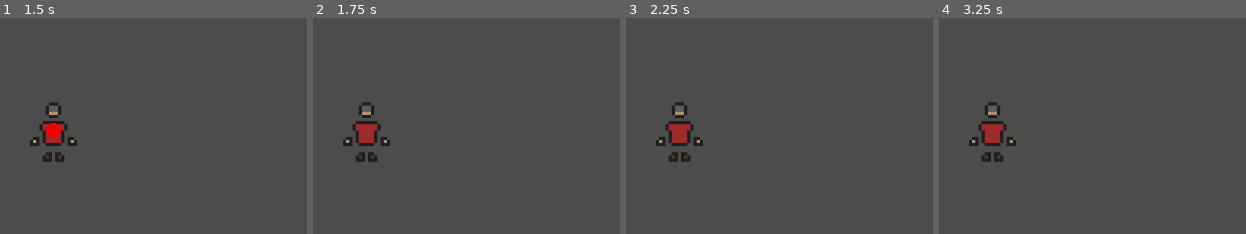
Above: before the commit, frames 1-4 (left to right).
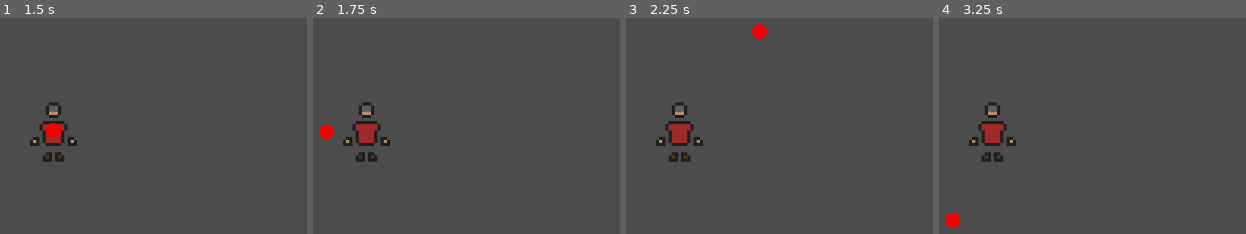
Above: after the commit, the same moments.

Repository: lewyche/Fish-Market-Simulator-2D
Game: Godot game, scene res://Nodes/Player.tscn
Same seed, same stepped clock (60 frames per second), same inputs: the game is played once before the commit and once after it. This scene is started directly instead of the project's main scene.
Inputs (mouse positions are in pixels of both pictures, inside the frame that each line leads up to):
- Up to frame 1 (1.5 s): tap Enter at 0.5 s; move the mouse to (98, 128) at 0.52 s; hold W (Up) from 0.53 s (still down); click (98, 128) at 0.6 s; tap Space at 1.25 s; move the mouse to (12, 132) at 1.27 s; right-click (12, 132) at 1.35 s
- Up to frame 2 (1.75 s): keep holding W (Up); click (325, 132) at 1.55 s
- Up to frame 3 (2.25 s): tap Enter at 2 s; move the mouse to (758, 30) at 2.02 s; release W (Up) at 2.03 s; hold D (Right) from 2.03 s (still down); click (758, 30) at 2.1 s
- Up to frame 4 (3.25 s): tap Space at 2.75 s; move the mouse to (951, 221) at 2.77 s; release D (Right) at 2.78 s; hold W (Up) from 2.78 s (still down); tap P (open_market) at 2.85 s; click (951, 221) at 3.05 s

Frame 1 is identical in both runs. In frame 2, 0.3% of the frame differs, in the area x 1-7%, y 49-57%; in frame 3, 0.3%, in the area x 41-46%, y 2-10%; in frame 4, 0.3%.

Commit message:
Local Mouse Position

Diff:
--- a/Assets/Scripts/Player.gd
+++ b/Assets/Scripts/Player.gd
@@ -8,7 +8,7 @@
 
 
 onready var landing_rod = $FishingRod
-var mouse_offset = Vector2(-1200,-750)
+var mouse_offset = Vector2(0,0)
 
 var menu_open = false
 
@@ -32,7 +32,7 @@
 
 	if Input.is_action_just_pressed("Punch") && fishing:
 
-		landing_rod.position = get_global_mouse_position() + mouse_offset
+		landing_rod.position = get_local_mouse_position() + mouse_offset
 		landing_rod.check_for_water()
 
 	#Fishing
--- a/Nodes/World.tscn
+++ b/Nodes/World.tscn
@@ -11,9 +11,6 @@
 [ext_resource path="res://Assets/Textures/Fish/BlorbFish.png" type="Texture" id=9]
 [ext_resource path="res://Assets/Textures/Fabric.jpg" type="Texture" id=10]
 [ext_resource path="res://Assets/Scripts/Water.gd" type="Script" id=11]
-
-[sub_resource type="RectangleShape2D" id=1]
-extents = Vector2( 1015.22, 1020.05 )
 
 [sub_resource type="DynamicFont" id=2]
 size = 35
@@ -50,9 +47,6 @@
 [node name="CollisionShape2D" type="CollisionShape2D" parent="WorldCanvas/Pond"]
 position = Vector2( -3.76465, -6.58937 )
 
-shape = SubResource( 5 )
-
-
 [node name="Sprite" type="Sprite" parent="WorldCanvas/Pond"]
 texture = ExtResource( 10 )
 
Not shown: 2 places in Nodes/World.tscn that only renumber resources
